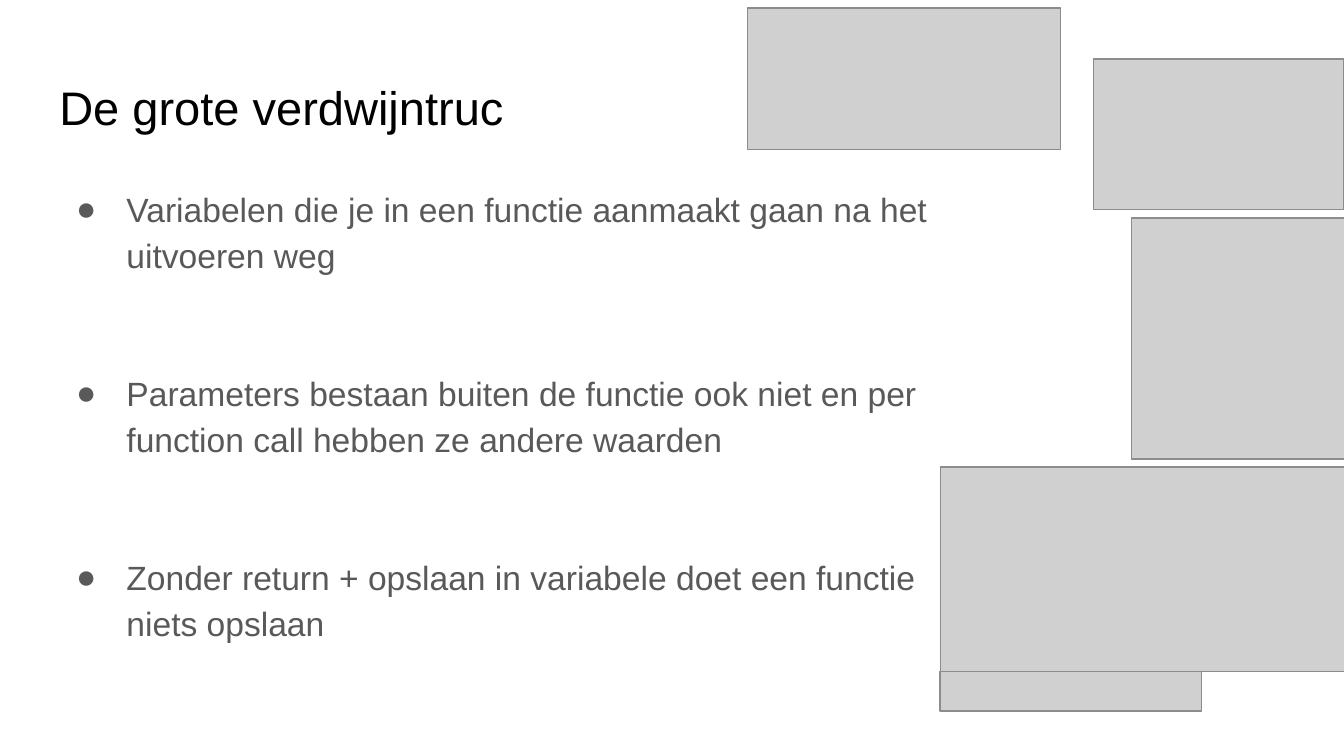
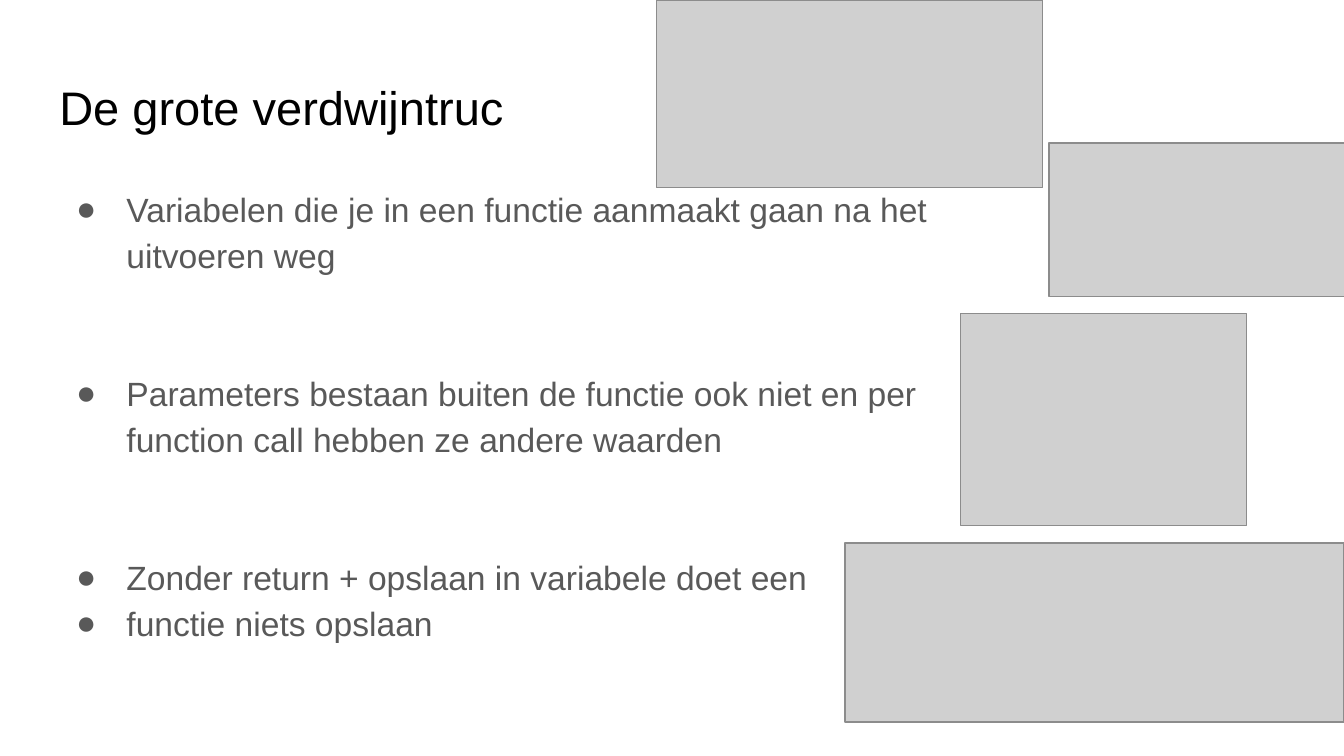
Before and after one commit to emmauscollege/emmauscollege.github.io, a slide deck: slide 8 of methode/static/theorie/programmeren/3-Functies.pptx (slide 7 before the commit). Drawn at 1344x756 pixels with LibreOffice and Linux fonts; fonts in the diff are those of the drawing; grey boxes stand for pictures. Boxes give left, top, right and bottom in pixels: in the first picture for what was removed or moved away, otherwise in the second. Text is boxed around its words. In the diff, an @@ line names an element or a change of style, - is before the commit and + after.

```diff
--- a/methode/static/theorie/programmeren/3-Functies.pptx
+++ b/methode/static/theorie/programmeren/3-Functies.pptx
@@ picture: place and size @@
-picture at (747,8,1060,149)
+picture at (656,0,1043,188)
@@ picture removed at (1094,59,1344,210) @@
@@ picture added at (1050,142,1344,296) @@
@@ picture removed at (1132,218,1344,458) @@
@@ picture added at (961,313,1247,526) @@
@@ picture removed at (941,468,1344,672) @@
@@ text at (126,565,807,642): text changed @@
-● Zonder return + opslaan in variabele doet een functie niets opslaan
+● Zonder return + opslaan in variabele doet een
+● functie niets opslaan
@@ picture added at (845,543,1344,722) @@
@@ picture removed at (941,672,1203,712) @@
```
Also in this commit, not shown: 3 other slides changed, 2 slides added.
